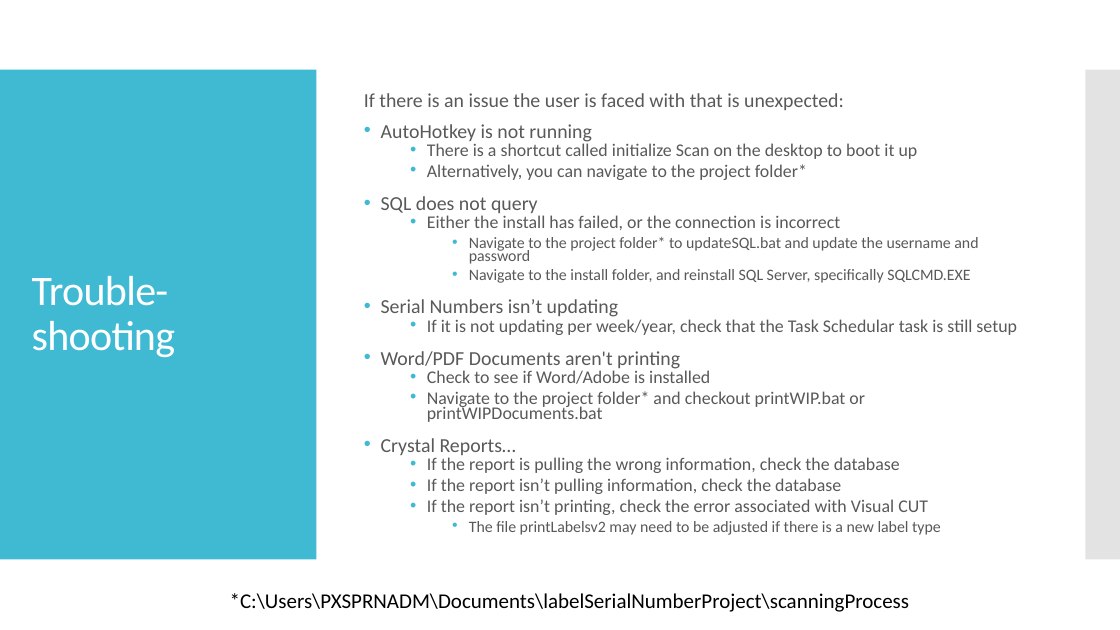
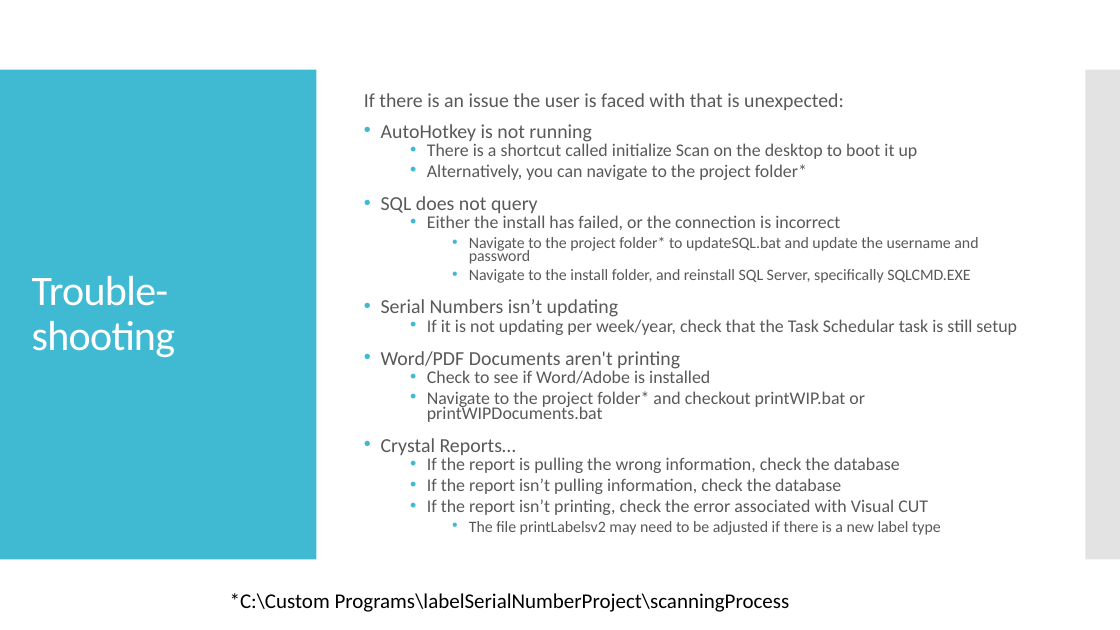
Before and after one commit to pixustechnologies/labelSerialNumberProject, a slide deck: slide 14 of LabelSerialNumberOverview.pptx. Drawn at 1120x630 pixels with LibreOffice and Linux fonts; fonts in the diff are those of the drawing. Boxes give left, top, right and bottom in pixels: in the first picture for what was removed or moved away, otherwise in the second. Text is boxed around its words. In the diff, an @@ line names an element or a change of style, - is before the commit and + after.

```diff
--- a/LabelSerialNumberOverview.pptx
+++ b/LabelSerialNumberOverview.pptx
@@ text at (x1=230, y1=593, x2=790, y2=612): text changed @@
-*C:\Users\PXSPRNADM\Documents\labelSerialNumberProject\scanningProcess
+*C:\Custom Programs\labelSerialNumberProject\scanningProcess
```
Also in this commit, not shown: 2 other slides changed, 10 other files.
